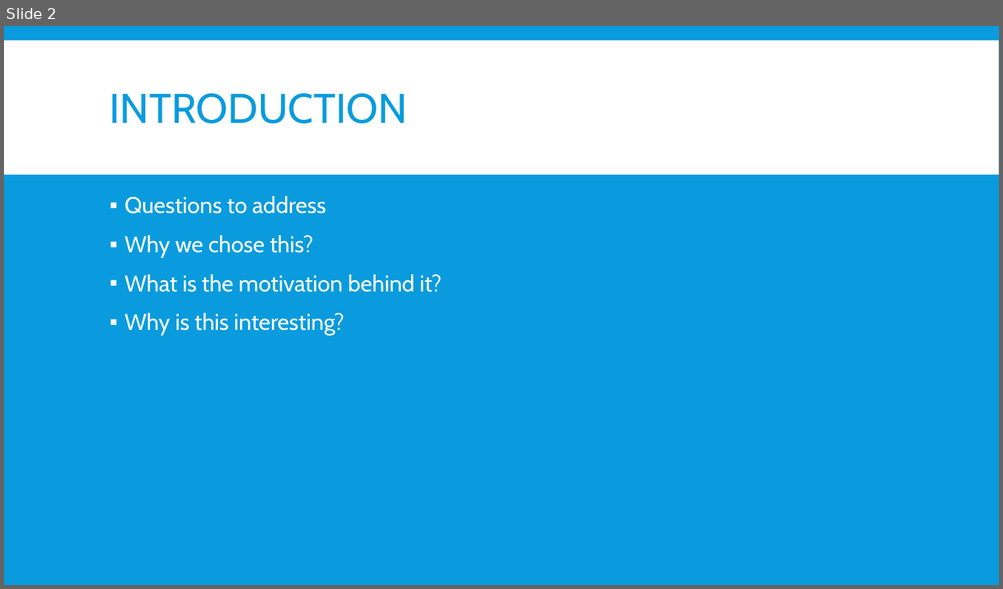
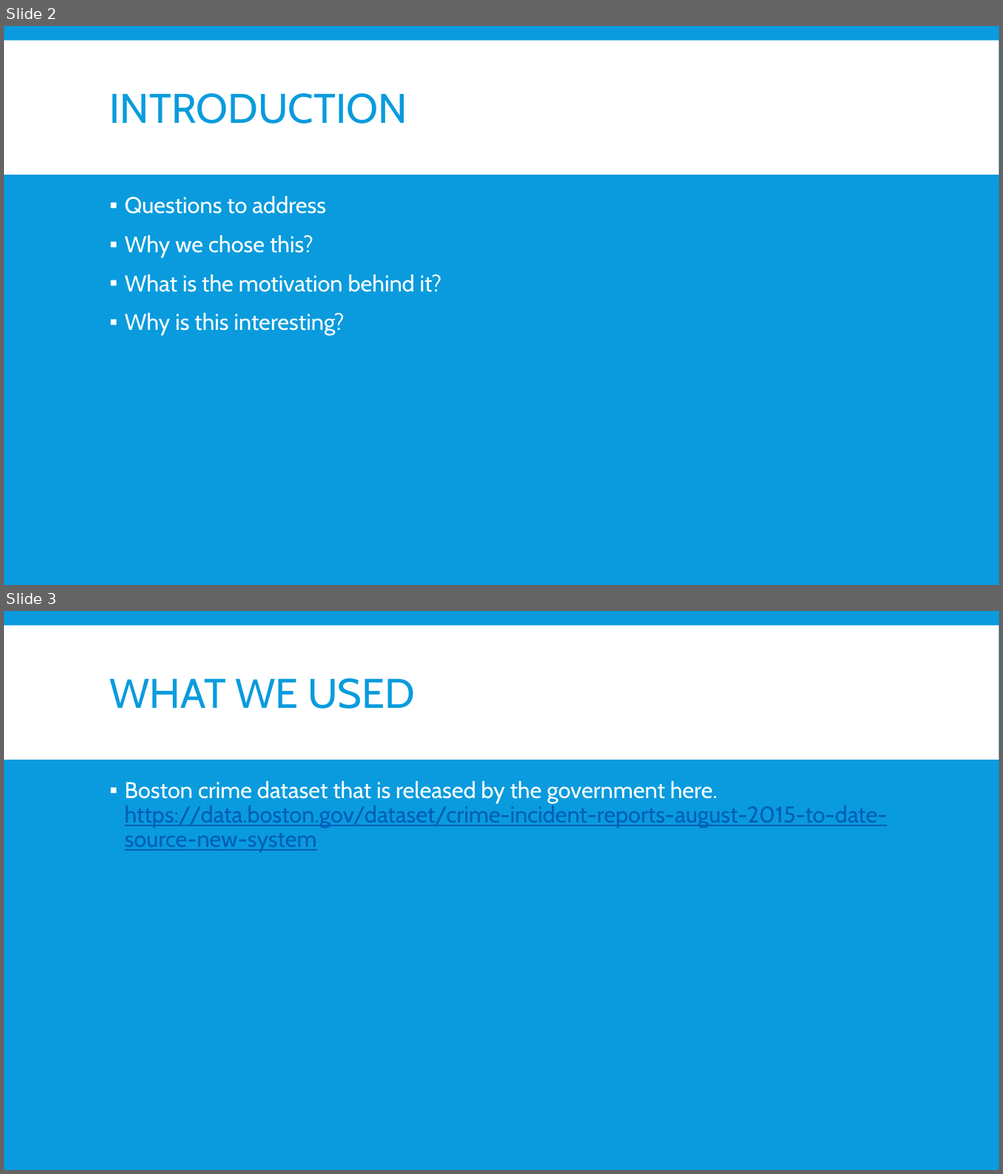
Before and after one commit to mitresh95/ImpactOfCrimeOnHousing, a slide deck: Presentation.pptx. Shown one above the other, each under a label of ours: slide 2 before the commit, slides 2 and 3 after it. The pictures are 1003x589 and 1003x1174 pixels, drawn with LibreOffice and Linux fonts; fonts in the diff are those of the drawing. Boxes give left, top, right and bottom in pixels: in the first picture for what was removed or moved away, otherwise in the second. Text is boxed around its words. In the diff, an @@ line names an element or a change of style, - is before the commit and + after.

```diff
--- a/Presentation.pptx
+++ b/Presentation.pptx
@@ slide 3 added at <box>4,611,999,1170</box>, background #099BDD; not listed: 1 template element that a slide beside it also shows @@
@@ title added at <box>110,678,415,709</box>, 40 pt, text #099BDD @@
+WHAT WE USED
@@ text added at <box>125,781,887,852</box>, 22 pt, text #005DBA, underline @@
+▪ Boston crime dataset that is released by the government here. https://data.boston.gov/dataset/crime-incident-reports-august-2015-to-date-source-new-system
```
Also in this commit, not shown: 2 other slides added, 1 slide removed.
